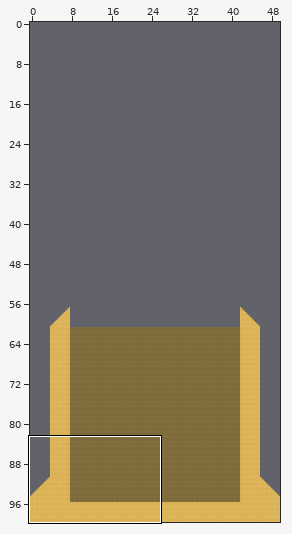
Two versions of a level (Tiled map, assets/map/map.tmx). Above: a wide view before the commit, with the close-up outlined.
Close-up. Old version:
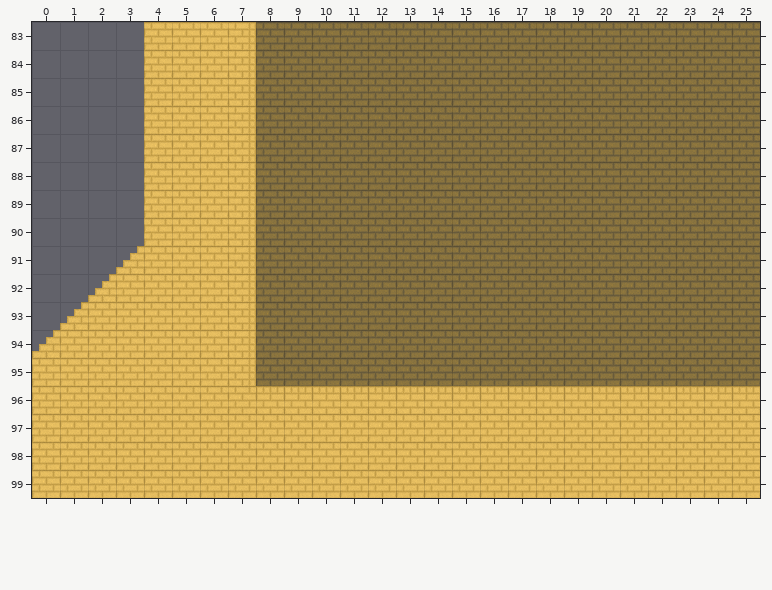
Cells are 32x32 px. Shown: x 0..25, y 83..99. The commit also changed other parts of the map, which this record leaves out. The old version is drawn lined up with the new one.
After:
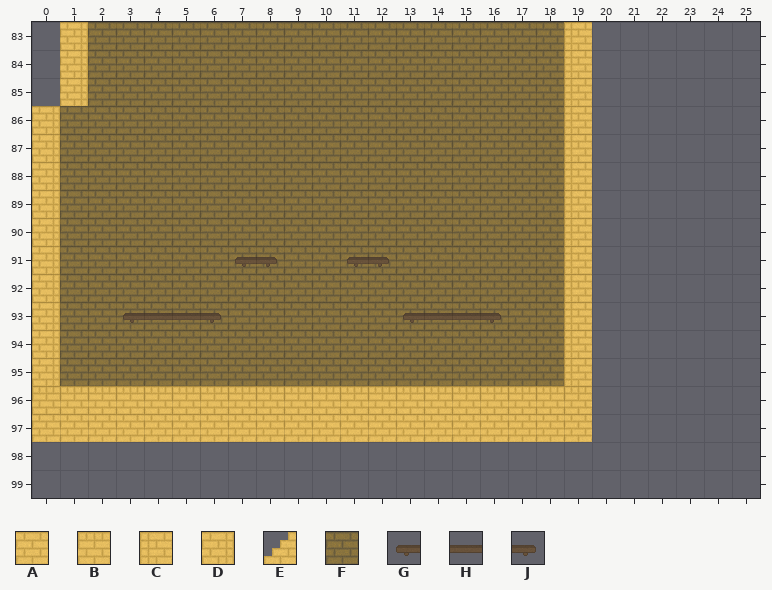
Key: from "tiles": A 0, B 1, C 2, D 3, E 4, F 8, G 9, H 10, J 11.
_ is an empty cell.
Objects are placed by their top-left corner, in cells (3,4 is the top-left corner of cell 3,4); size is 1x1 cell unless given.
Tiles replaced or removed in this view: A, B, D, E, F.
Tiles of an added or newly shown layer are drawn over the layers below it.
Message: Add player shooting and platforms
The edit:
Changed rows in their new state; . is an unchanged cell.
map size 50x100 -> 20x98 cells
Layer "Tile Layer 1" (removed):
first column x 0:
 83 ....____..........._______
 84 ....____..........._______
 85 ....____..........._______
 86 ....____..........._______
 87 ....____..........._______
 88 ....____..........._______
 89 ....____..........._______
 90 ....____..........._______
 91 ..._____..........._______
 92 ..______..........._______
 93 ._______..........._______
 94 ________..........._______
 95 ________..........._______
 96 ________............______
 97 ....................______
 98 __________________________
 99 __________________________
Layer "tiles" (added):
first column x 0:
 83 .DFFFFFF...........C
 84 .DFFFFFF...........C
 85 .DFFFFFF...........C
 86 DFFFFFFF...........C
 87 DFFFFFFF...........C
 88 DFFFFFFF...........C
 89 DFFFFFFF...........C
 90 DFFFFFFF...........C
 91 DFFFFFFF...........C
 92 DFFFFFFF...........C
 93 DFFFFFFF...........C
 94 DFFFFFFF...........C
 95 DFFFFFFF...........C
 96 BBBBBBBB............
Layer "platforms" (added):
added: J "platform" at 12,91
added: G "platform" at 7,91
added: J "platform" at 8,91
added: G "platform" at 11,91
added: G "platform" at 3,93
added: J "platform" at 6,93
added: H "platform" at 5,93
added: H "platform" at 4,93
added: H "platform" at 15,93
added: H "platform" at 14,93
added: J "platform" at 16,93
added: G "platform" at 13,93
Boxes around the changes in both close-ups, in picture pixels (x1, y1, x2, y2):
changed: (32, 22, 760, 498)
